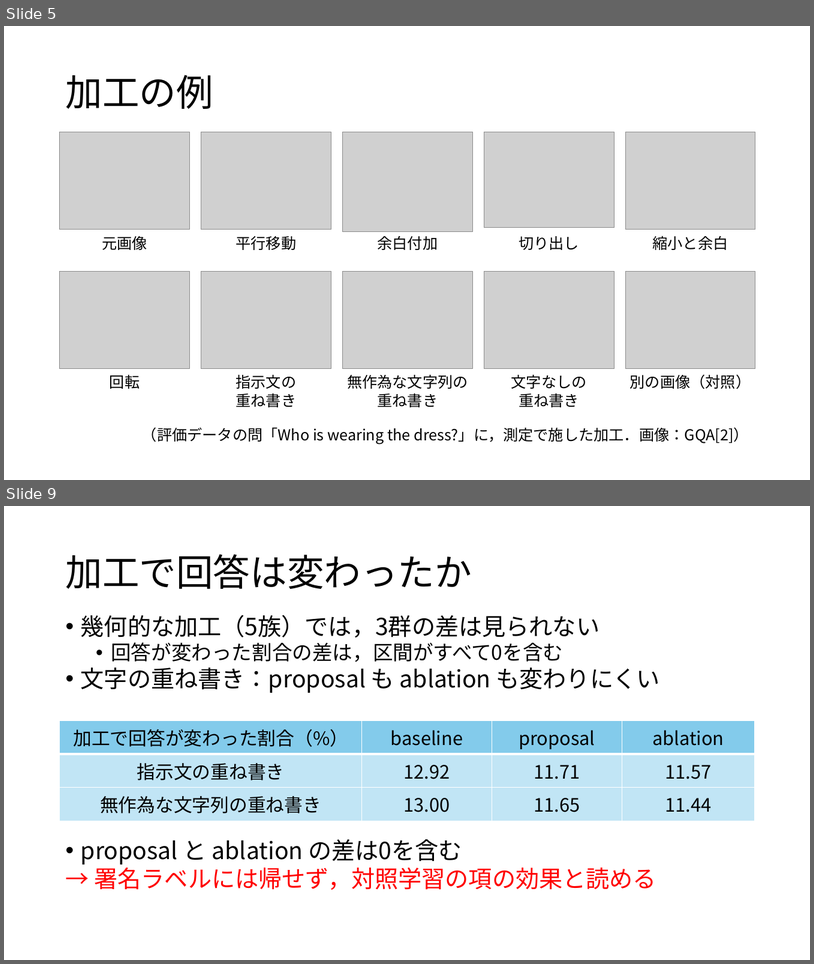
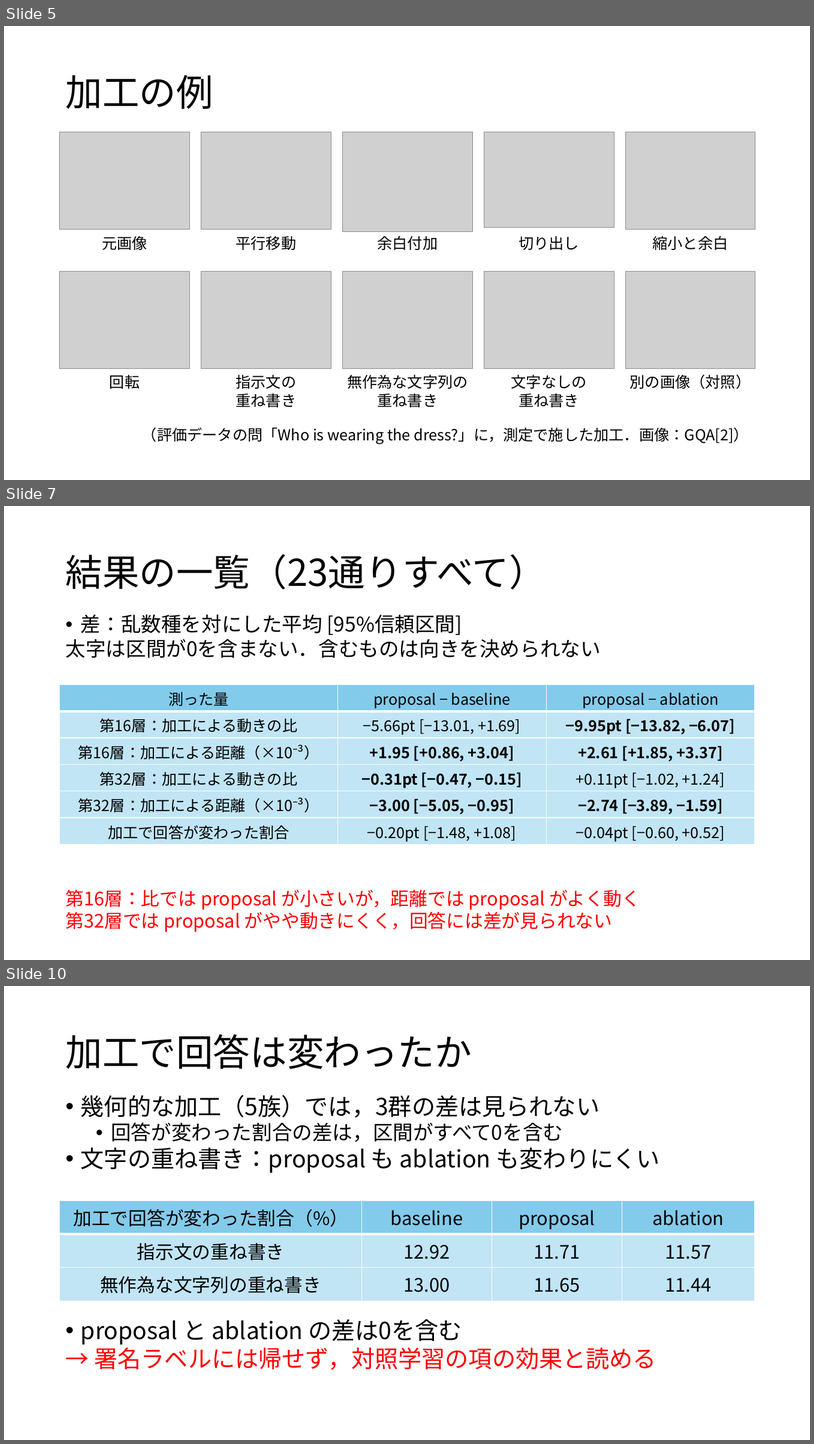
Before and after one commit to tomoking2004/cotar, a slide deck: presentations/20261030_進捗報告.pptx. Shown one above the other, each under a label of ours: slides 5 and 9 before the commit, slides 5, 7 and 10 after it; the slides between them are not shown. The pictures are 814x964 and 814x1444 pixels, drawn with LibreOffice and Linux fonts; fonts in the diff are those of the drawing; grey boxes stand for pictures. Boxes give left, top, right and bottom in pixels: in the first picture for what was removed or moved away, otherwise in the second. Text is boxed around its words. In the diff, an @@ line names an element or a change of style, - is before the commit and + after.

```diff
--- a/presentations/20261030_進捗報告.pptx
+++ b/presentations/20261030_進捗報告.pptx
@@ slide 7 added at <box>4,506,810,960</box>, background #FFFFFF @@
@@ title added at <box>65,554,546,589</box>, 44 pt, text #000000 @@
+結果の一覧（23通りすべて）
@@ text added at <box>66,614,601,658</box>, 24 pt, text #000000 @@
+• 差：乱数種を対にした平均 [95%信頼区間]
+太字は区間が0を含まない．含むものは向きを決められない
@@ table added at <box>60,684,755,844</box>, 6 rows, 3 columns @@
+測った量 | proposal − baseline | proposal − ablation
+第16層：加工による動きの比 | −5.66pt [−13.01, +1.69] | −9.95pt [−13.82, −6.07]
+第16層：加工による距離（×10⁻³） | +1.95 [+0.86, +3.04] | +2.61 [+1.85, +3.37]
+第32層：加工による動きの比 | −0.31pt [−0.47, −0.15] | +0.11pt [−1.02, +1.24]
+第32層：加工による距離（×10⁻³） | −3.00 [−5.05, −0.95] | −2.74 [−3.89, −1.59]
+加工で回答が変わった割合 | −0.20pt [−1.48, +1.08] | −0.04pt [−0.60, +0.52]
@@ text added at <box>66,889,641,931</box>, 22 pt, text #FF0000 @@
+第16層：比では proposal が小さいが，距離では proposal がよく動く
+第32層では proposal がやや動きにくく，回答には差が見られない
@@ what was slide 9 is now slide 10 @@
```
Also in this commit, not shown: 4 slides changed, 1 other file.
